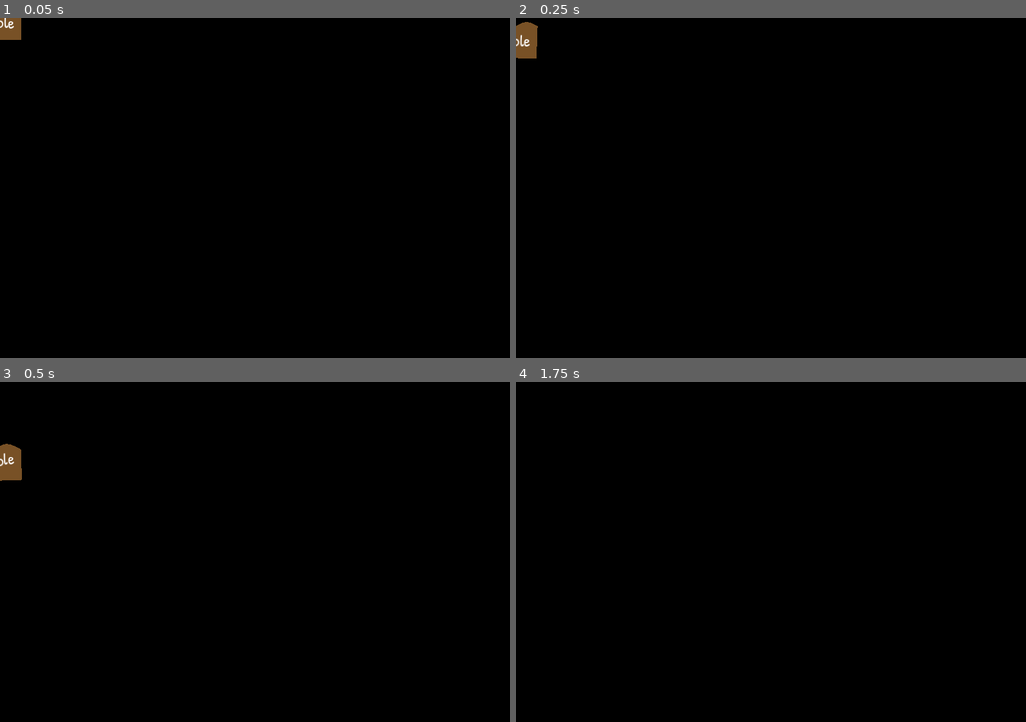
Above: before the commit, frames 1-4 (two rows, left to right).
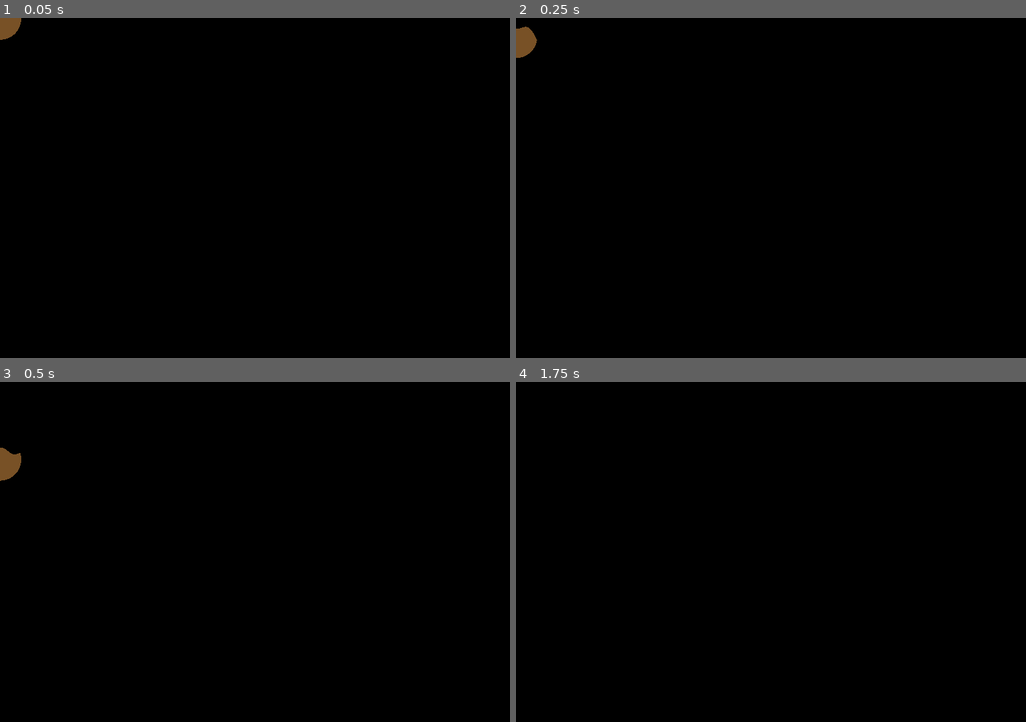
Above: after the commit, the same moments.

Repository: WordPlayEducation/word-play-platformer
Game: Godot game, scene res://main/word_object/fluid/fluid.tscn
Same seed, same stepped clock (60 frames per second), same inputs: the game is played once before the commit and once after it. This scene is started directly instead of the project's main scene.
Inputs (mouse positions are in pixels of both pictures, inside the frame that each line leads up to):
- Up to frame 1 (0.05 s): no input
- Up to frame 2 (0.25 s): no input
- Up to frame 3 (0.5 s): no input
- Up to frame 4 (1.75 s): move the mouse to (883, 535) at 0.52 s; hold Right (ui_right) from 0.53 s (still down); tap Space (jump) at 0.6, 0.77, 1.07, 1.52, 1.55 s; move the mouse to (669, 569) at 1.27 s; click (669, 569) at 1.35 s

The runs differ from the first frame. In frame 1, 0.1% of the frame differs, in the area x 0-5%, y 0-7%; in frame 2, 0.2%, in the area x 0-5%, y 1-12%; in frame 3, 0.2%; in frame 4, nothing differs.

Commit message:
esdfctgvhbjnkml,;.'/

Diff:
--- a/main/creator/creator.gd
+++ b/main/creator/creator.gd
@@ -85,7 +85,10 @@
 
 		property = clean_string(property)
 
-		pass
+		match property:
+			"viscosity":
+				if not value.is_valid_float(): break
+				obj.viscosity = clamp(float(value), 0.0, 1.0)
 
 # Adding inanimate object specific properties
 func configure_inanimate_object(obj: WordObject, ai_response: Dictionary):
@@ -112,6 +115,9 @@
 			"movement_type":
 				if value not in ["land", "air", "fluid"]: break
 				obj.movement_type = value
+			"activity":
+				if not value.is_valid_float(): break
+				obj.activity = clamp(float(value), 0.0, 1.0)
 
 func clean_string(s: String) -> String:
 	return s.replace(" ", "_").to_lower()
--- a/main/player/player.gd
+++ b/main/player/player.gd
@@ -10,11 +10,11 @@
 @export var push_force: float = 80.0
 
 var can_move: bool = true
+var double_jump: bool = false
 
 func _physics_process(delta: float) -> void:
 	if not can_move:
 		return
-
 	velocity.y += gravity * delta
 	var dir: float = Input.get_axis("ui_left", "ui_right")
 	if dir != 0:
@@ -25,7 +25,7 @@
 	%Sprite2D.rotation = lerp(%Sprite2D.rotation, 0.15 * sign(dir), delta * 16.0)
 
 	move_and_slide()
-	if Input.is_action_just_pressed("jump") and is_on_floor():
+	if Input.is_action_just_pressed("jump") and (double_jump or is_on_floor()):
 		velocity.y = jump_speed
 	for i in get_slide_collision_count():
 		var c: KinematicCollision2D = get_slide_collision(i)
--- a/main/word_object/fluid/fluid.gd
+++ b/main/word_object/fluid/fluid.gd
@@ -1,6 +1,29 @@
 class_name Fluid extends WordObject
 
+@export var viscosity: float
+
+func _ready() -> void:
+	%LiquidArea.body_entered.connect(_on_body_entered)
+	%LiquidArea.body_exited.connect(_on_body_exited)
+	%Sprite2D.material = %Sprite2D.material.duplicate()
+
 func initialize() -> void:
-	size_and_shape = "big"
+	size_and_shape = "very_big"
 	super.initialize()
+	%Sprite2D.material.set_shader_parameter("viscosity", viscosity)
 	%Label.text = "[wave amp=40.0]" + %Label.text
+
+func _on_body_entered(body: Node2D) -> void:
+	if body is Player:
+		body.gravity *= 0.12
+		body.speed *= 0.7
+		body.jump_speed *= 0.3
+		body.double_jump = true
+		body.velocity.y = max(body.velocity.y, body.jump_speed)
+
+func _on_body_exited(body: Node2D) -> void:
+	if body is Player:
+		body.gravity /= 0.12
+		body.speed /= 0.7
+		body.jump_speed /= 0.3
+		body.double_jump = false
--- a/main/word_object/fluid/fluid.gdshader
+++ b/main/word_object/fluid/fluid.gdshader
@@ -1,11 +1,19 @@
 shader_type canvas_item;
 
-void vertex() {
-	// Called for every vertex the material is visible on.
-}
+
+uniform float viscosity = 0.5;
 
 void fragment() {
-	if (UV.y < 0.04 * sin(4.0 * UV.x + 1.5 * TIME) + sin(6.0 * UV.x + TIME * 2.0) * 0.1 + 0.25) {
+	float r = distance(UV, vec2(0.5, 0.5));
+	float x = max(UV.x, 1.0 - UV.x);
+	vec2 uv = UV;
+	uv.y *= 0.5 + 0.5 * (1.0 - pow(x, 5.0));
+	if (uv.y < 0.04 * cos(8.0 * uv.x + 1.5 * TIME * (0.5 + 1.0 - viscosity)) + sin(12.0 * uv.x + TIME * 2.0 * 3.0 * (0.5 + 1.0 - viscosity)) * 0.06 + 0.25) {
 		COLOR.a = 0.0;
 	}
+	if (uv.y > 0.0 && r > 0.5) {
+		COLOR.a = 0.0;
+	}
+
+
 }
--- a/main/word_object/fluid/fluid.tscn
+++ b/main/word_object/fluid/fluid.tscn
@@ -6,14 +6,31 @@
 
 [sub_resource type="ShaderMaterial" id="ShaderMaterial_8ynvf"]
 shader = ExtResource("3_gawcu")
+shader_parameter/viscosity = 0.1
+
+[sub_resource type="CircleShape2D" id="CircleShape2D_x0qov"]
+radius = 64.0
 
 [node name="Fluid" instance=ExtResource("1_hnmv3")]
 collision_layer = 0
 collision_mask = 1
 script = ExtResource("2_rn450")
+viscosity = 0.0
 
 [node name="Sprite2D" parent="Area2D" index="2"]
+z_index = 1
 material = SubResource("ShaderMaterial_8ynvf")
 
 [node name="Label" parent="Area2D/MarginContainer" index="0"]
 text = "[wave amp=50.0][shake][center]table"
+
+[node name="Cover" parent="Area2D" index="4"]
+z_index = 2
+
+[node name="LiquidArea" type="Area2D" parent="." index="4"]
+unique_name_in_owner = true
+collision_layer = 0
+collision_mask = 2
+
+[node name="CollisionShape2D" type="CollisionShape2D" parent="LiquidArea" index="0"]
+shape = SubResource("CircleShape2D_x0qov")
--- a/main/word_object/life/life.gd
+++ b/main/word_object/life/life.gd
@@ -21,7 +21,10 @@
 
 func initialize() -> void:
 	super.initialize()
-	speed = (activity * 0.4 + 0.8) * 256.0
+	if activity <= 0.1:
+		speed = 0
+	else:
+		speed = (activity * 0.8 + 0.8) * 256.0
 	%CollisionShape2D3.shape = %CollisionShape2D.shape
 
 func flip() -> void:
--- a/main/word_object/word_object.gd
+++ b/main/word_object/word_object.gd
@@ -48,6 +48,8 @@
 			size = Vector2(32, 32)
 		"big":
 			size = Vector2(64, 64)
+		"very_big":
+			size = Vector2(128, 128)
 	%Sprite2D.scale = size
 	%Cover.scale = size
 
Not shown, added: main/assets/key-door.png.import
Not shown: 1 places in main/word_object/fluid/fluid.tscn that only renumber resources
